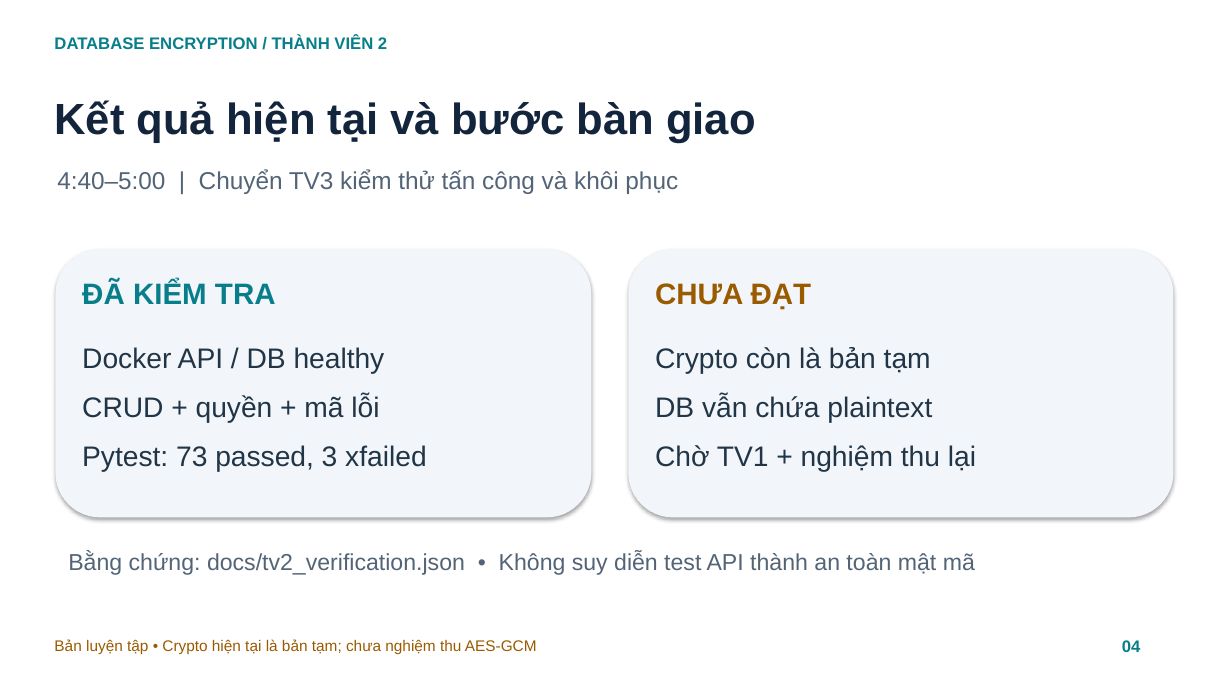
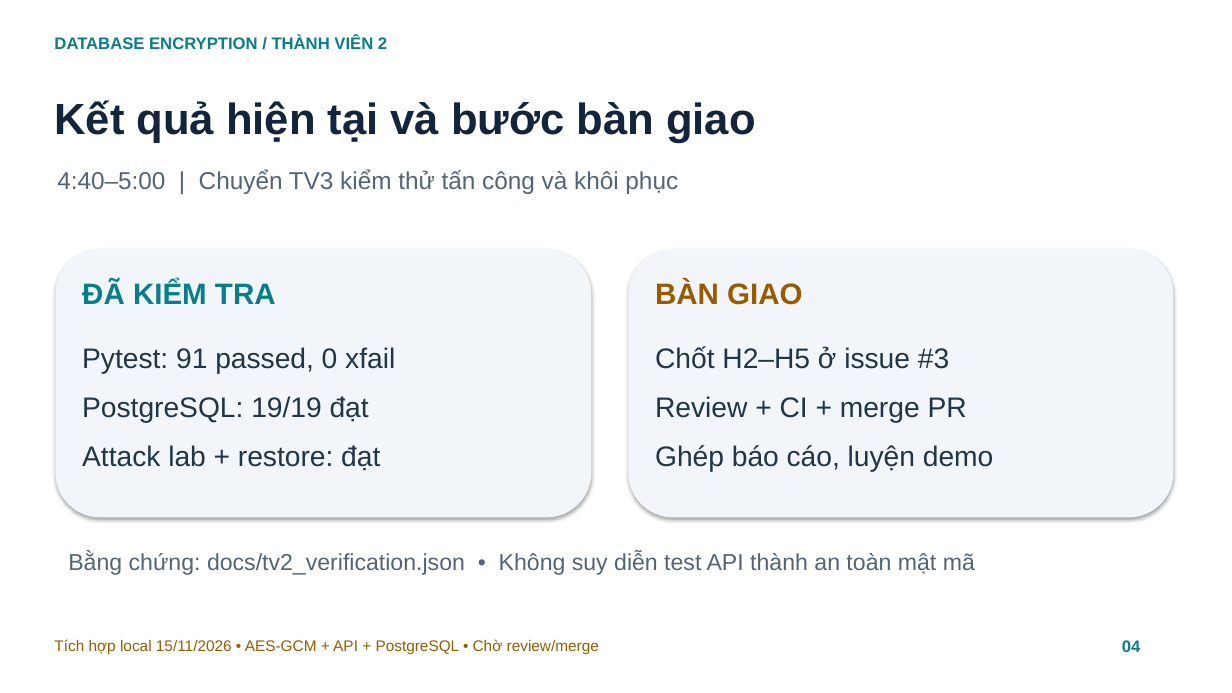
Before and after one commit to world-ender1/database-encryption-lab, a slide deck: slide 4 of docs/TV2_HE_THONG.pptx. Drawn at 1232x693 pixels with LibreOffice and Linux fonts; fonts in the diff are those of the drawing. Boxes give left, top, right and bottom in pixels: in the first picture for what was removed or moved away, otherwise in the second. Text is boxed around its words. In the diff, an @@ line names an element or a change of style, - is before the commit and + after.

Commit message:
docs(tv2): refresh report slides and verified merge handoff

```diff
--- a/docs/TV2_HE_THONG.pptx
+++ b/docs/TV2_HE_THONG.pptx
@@ text at (x1=655, y1=281, x2=802, y2=305): text changed @@
-CHƯA ĐẠT
+BÀN GIAO
@@ text at (x1=82, y1=347, x2=395, y2=471): text changed @@
-Docker API / DB healthy
-CRUD + quyền + mã lỗi
-Pytest: 73 passed, 3 xfailed
+Pytest: 91 passed, 0 xfail
+PostgreSQL: 19/19 đạt
+Attack lab + restore: đạt
@@ text at (x1=655, y1=346, x2=993, y2=472): text changed @@
-Crypto còn là bản tạm
-DB vẫn chứa plaintext
-Chờ TV1 + nghiệm thu lại
+Chốt H2–H5 ở issue #3
+Review + CI + merge PR
+Ghép báo cáo, luyện demo
@@ text at (x1=54, y1=639, x2=599, y2=654): text changed @@
-Bản luyện tập • Crypto hiện tại là bản tạm; chưa nghiệm thu AES-GCM
+Tích hợp local 15/11/2026 • AES-GCM + API + PostgreSQL • Chờ review/merge
```
Also in this commit, not shown: 3 other slides changed, 16 other files.
